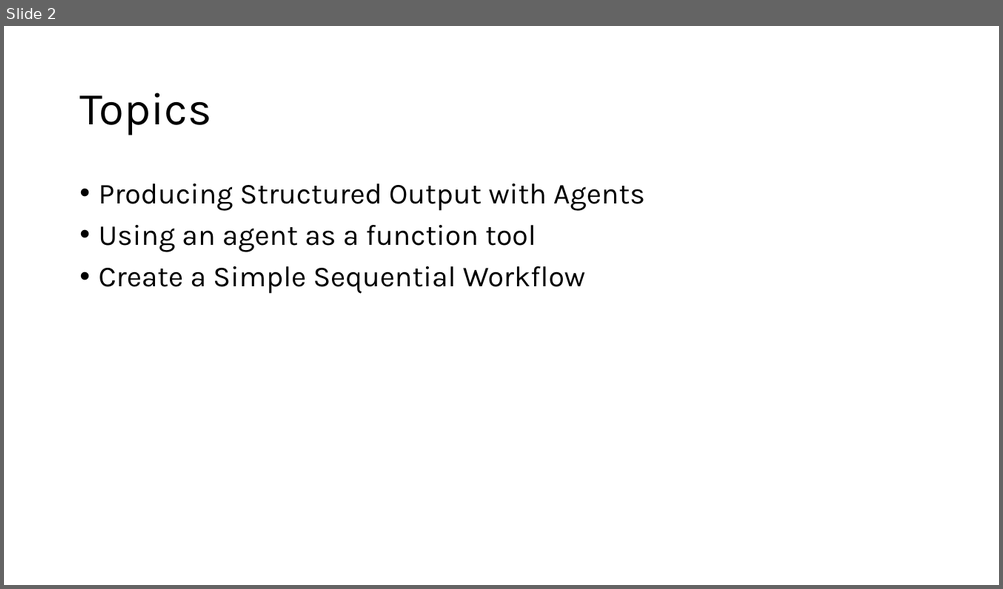
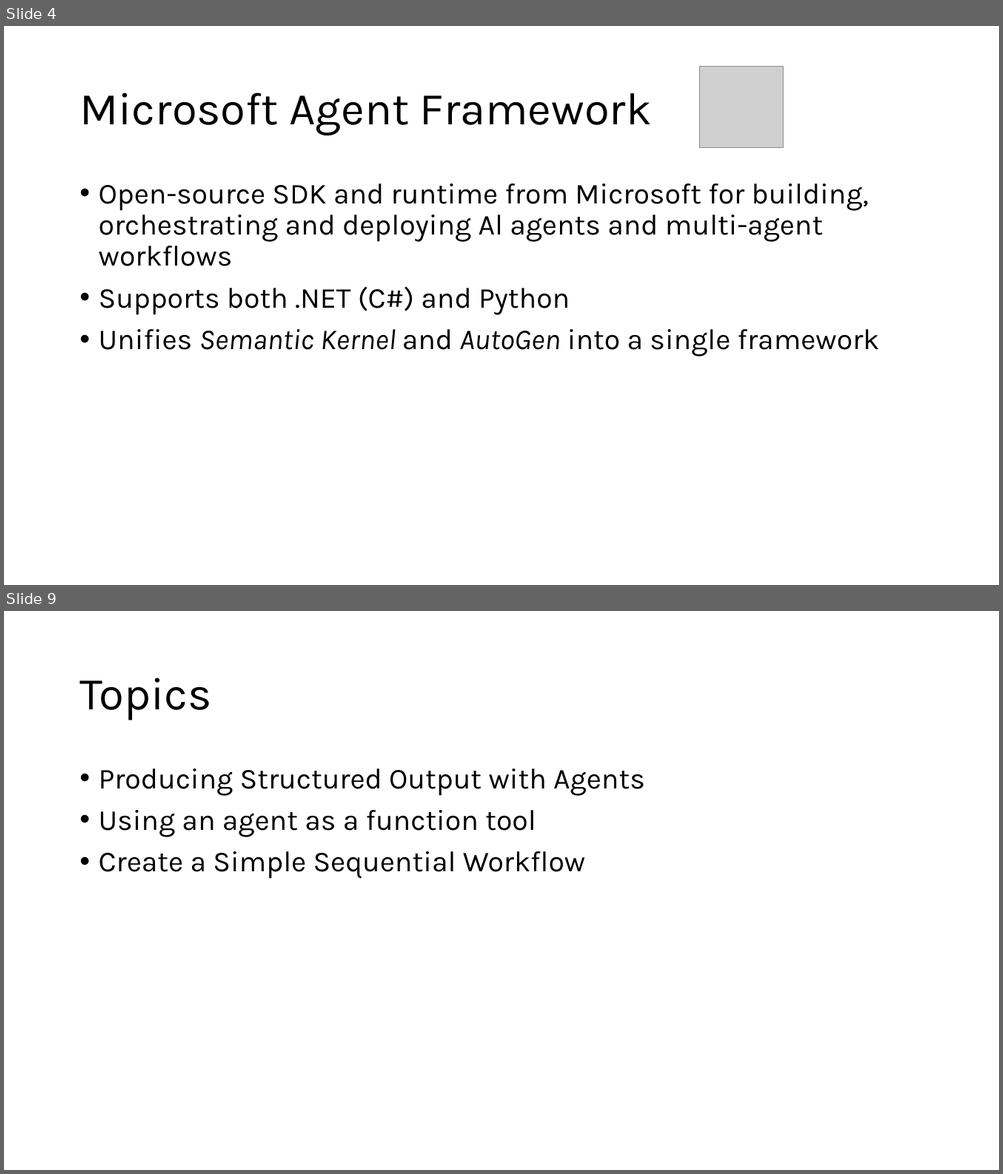
Before and after one commit to mehrthur-teste/NetBCConfJan21, a slide deck: docs/revised.pptx. Shown one above the other, each under a label of ours: slide 2 before the commit, slides 4 and 9 after it; the slides between them are not shown. The pictures are 1003x589 and 1003x1174 pixels, drawn with LibreOffice and Linux fonts; fonts in the diff are those of the drawing; grey boxes stand for pictures. Boxes give left, top, right and bottom in pixels: in the first picture for what was removed or moved away, otherwise in the second. Text is boxed around its words. In the diff, an @@ line names an element or a change of style, - is before the commit and + after.

Commit message:
what is agent framework

```diff
--- a/docs/revised.pptx
+++ b/docs/revised.pptx
@@ slide 4 added at box(4, 26, 999, 585), background #FFFFFF @@
@@ picture added at box(700, 66, 783, 147) @@
@@ title added at box(79, 93, 652, 136), 44 pt, text #000000 @@
+Microsoft Agent Framework
@@ text added at box(99, 184, 879, 357), 28 pt, text #000000 @@
+• Open-source SDK and runtime from Microsoft for building, orchestrating and deploying Al agents and multi-agent workflows
+• Supports both .NET (C#) and Python
+• Unifies Semantic Kernel and AutoGen into a single framework
@@ what was slide 2 is now slide 9 @@
```
Also in this commit, not shown: 6 other slides added.
